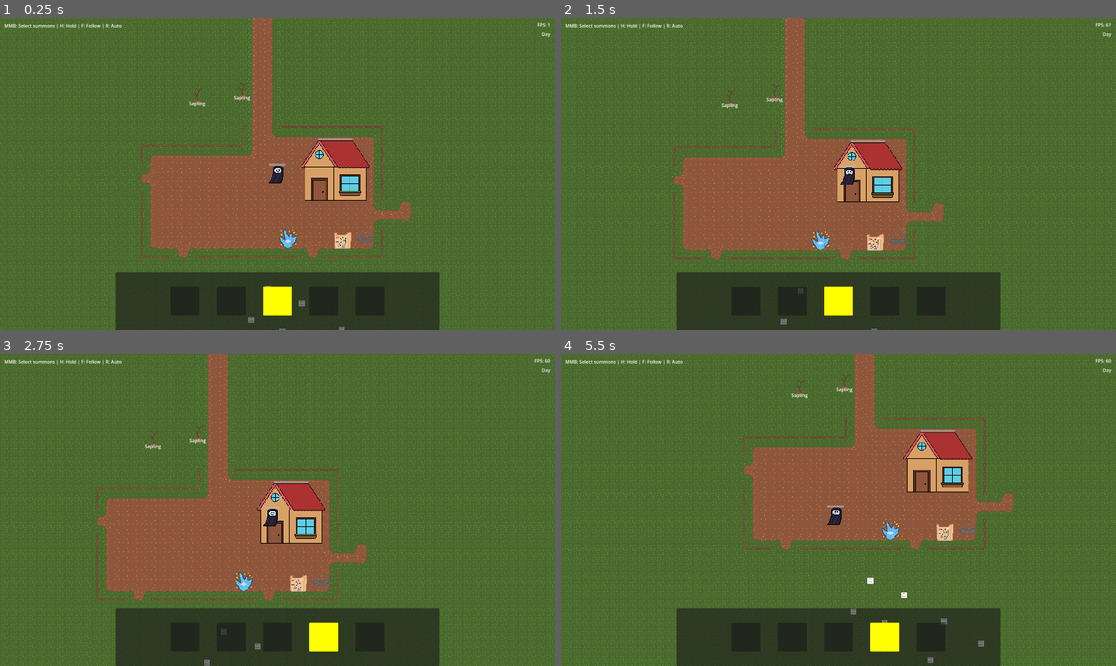
Above: before the commit, frames 1-4 (two rows, left to right).
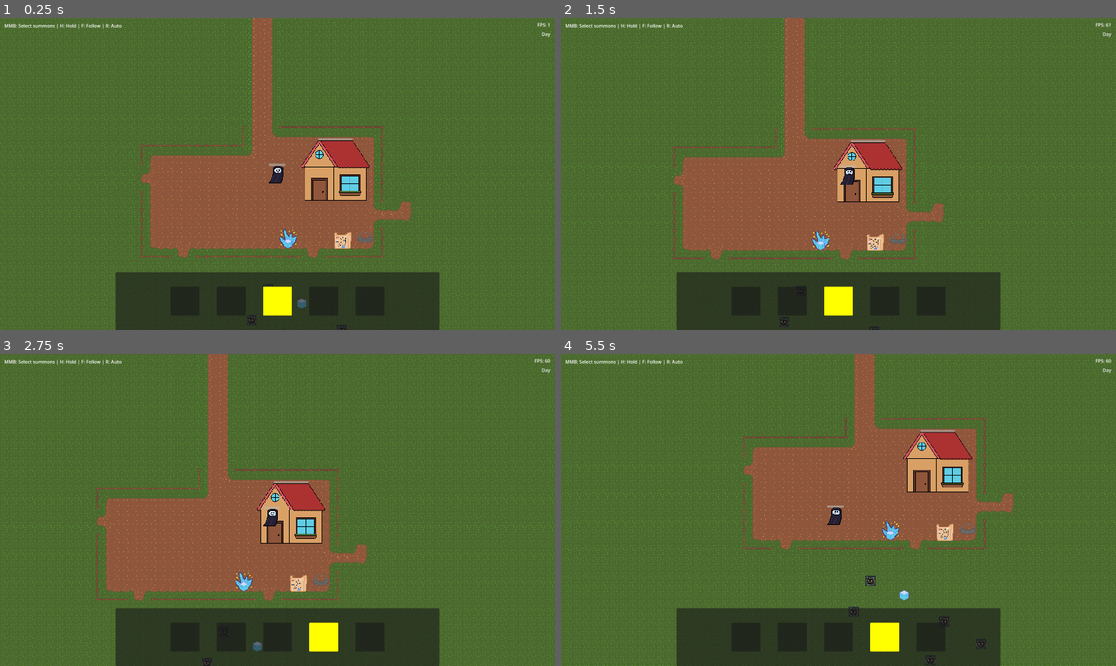
Above: after the commit, the same moments.

Repository: Uvecrep/Gamba
Game: Godot game, scene res://levels/main.tscn
The game is run twice, just before and just after one commit, with the same random seed, the same clock (stepped at 60 frames per second) and the same inputs.
Inputs (mouse positions are in pixels of both pictures, inside the frame that each line leads up to):
- Up to frame 1 (0.25 s): no input
- Up to frame 2 (1.5 s): tap Enter at 0.5 s; move the mouse to (960, 158) at 0.52 s; hold D (right) 0.53-1.25 s; tap E (interact) at 0.6 s; click (960, 158) at 0.67 s; drag from (727, 189) to (749, 89) at 1.27 s
- Up to frame 3 (2.75 s): tap Space at 2 s; move the mouse to (333, 441) at 2.02 s; hold D (right) from 2.03 s (still down); tap Mouse wheel up (scroll_up) at 2.1 s
- Up to frame 4 (5.5 s): release D (right) at 2.75 s; tap Enter at 2.75, 5 s; drag from (810, 572) to (716, 438) at 2.77 s; tap Space at 3.5 s; move the mouse to (1005, 556) at 3.52 s; hold A (left) 3.53-4.25 s; tap F (summon_command_follow) at 3.6 s; drag from (672, 463) to (810, 503) at 4.27 s; move the mouse to (866, 510) at 5.02 s; hold S (down) from 5.03 s (still down); hold Q (use_lootbox) from 5.03 s (still down); click (866, 510) at 5.17 s

The runs differ from the first frame. In frame 1, 0.2% of the frame differs, in the area x 34-63%, y 20-100%; in frame 2, 0.1%; in frame 3, 0.2%; in frame 4, 0.3%, in the area x 41-77%, y 6-100%.

Commit message:
Visuals for pickups on the ground

Diff:
--- a/entities/pickups/pickup.gd
+++ b/entities/pickups/pickup.gd
@@ -2,20 +2,19 @@
 class_name Pickup
 
 @export var item_id : StringName
+
 @export var debug_item_id_label : Label
+@export var texture_rect : TextureRect
 
 var floating_towards : Node2D
 
-#func _ready() -> void:
-	#if not $Area2D: return
-	## Pickups should only react to player bodies.
-	#if not $Area2D.body_entered.is_connected(_on_body_entered):
-		#$Area2D.body_entered.connect(_on_body_entered)
+func _ready() -> void:
+	_refresh_visuals()
 
 func set_data(new_item_id : StringName) -> void:
 	item_id = new_item_id
 	debug_item_id_label.text = new_item_id
-	# apply visuals and stuff
+	_refresh_visuals()
 
 func _physics_process(_delta: float) -> void:
 
@@ -24,3 +23,11 @@
 	if floating_towards != null:
 		var float_force = pow(floating_towards.position.distance_to(position),2)
 		apply_central_force(float_force * position.direction_to(floating_towards.position))
+
+func _refresh_visuals() -> void:
+	if not ItemGlobals.items.has(item_id):
+		return
+
+	var item_data : ItemData = ItemGlobals.items[item_id]
+
+	texture_rect.texture = item_data.texture
--- a/entities/pickups/pickup.tscn
+++ b/entities/pickups/pickup.tscn
@@ -1,14 +1,16 @@
 [gd_scene format=3 uid="uid://jyurkxlawu41"]
 
 [ext_resource type="Script" uid="uid://dto83ityng4jl" path="res://entities/pickups/pickup.gd" id="1_lg31k"]
+[ext_resource type="Texture2D" uid="uid://dh1jj6uvf68bk" path="res://icon.png" id="2_td0co"]
 
 [sub_resource type="LabelSettings" id="LabelSettings_lg31k"]
 font_size = 4
 font_color = Color(0, 0, 0, 1)
 
-[sub_resource type="RectangleShape2D" id="RectangleShape2D_lg31k"]
+[sub_resource type="CircleShape2D" id="CircleShape2D_td0co"]
+radius = 15.95
 
-[node name="Pickup" type="RigidBody2D" unique_id=971572308 node_paths=PackedStringArray("debug_item_id_label")]
+[node name="Pickup" type="RigidBody2D" unique_id=971572308 node_paths=PackedStringArray("debug_item_id_label", "texture_rect")]
 collision_layer = 16
 collision_mask = 0
 input_pickable = true
@@ -18,15 +20,19 @@
 angular_damp = 1.0
 script = ExtResource("1_lg31k")
 debug_item_id_label = NodePath("Label")
+texture_rect = NodePath("TextureRect")
 metadata/_custom_type_script = "uid://dto83ityng4jl"
 
-[node name="ColorRect" type="ColorRect" parent="." unique_id=107602651]
-offset_left = -10.0
-offset_top = -10.0
-offset_right = 10.0
-offset_bottom = 10.0
+[node name="TextureRect" type="TextureRect" parent="." unique_id=2099446590]
+offset_left = -17.5
+offset_top = -17.5
+offset_right = 17.5
+offset_bottom = 17.5
+texture = ExtResource("2_td0co")
+expand_mode = 1
 
 [node name="Label" type="Label" parent="." unique_id=682097862]
+visible = false
 offset_left = -10.0
 offset_top = -10.0
 offset_right = 10.0
@@ -41,4 +47,4 @@
 collision_mask = 2
 
 [node name="CollisionShape2D" type="CollisionShape2D" parent="Area2D" unique_id=89817170]
-shape = SubResource("RectangleShape2D_lg31k")
+shape = SubResource("CircleShape2D_td0co")
--- a/entities/pickups/sapling_pickup.tscn
+++ /dev/null
@@ -1,35 +0,0 @@
-[gd_scene format=3 uid="uid://c63lyvmlfrslj"]
-
-[ext_resource type="Script" uid="uid://dto83ityng4jl" path="res://entities/pickups/pickup.gd" id="1_675c5"]
-[ext_resource type="Texture2D" uid="uid://ca5ewh1whl05e" path="res://assets/objects/sapling.png" id="2_nj2l3"]
-
-[sub_resource type="RectangleShape2D" id="RectangleShape2D_1d86d"]
-
-[node name="SaplingPickup" type="RigidBody2D" unique_id=259215446]
-collision_layer = 0
-collision_mask = 2
-gravity_scale = 0.0
-lock_rotation = true
-script = ExtResource("1_675c5")
-item_id = &"sapling"
-
-[node name="Sprite2D" type="Sprite2D" parent="." unique_id=1741477959]
-texture_filter = 1
-scale = Vector2(2, 2)
-texture = ExtResource("2_nj2l3")
-
-[node name="PromptLabel" type="Label" parent="." unique_id=1503235207]
-z_index = 10
-offset_left = -55.0
-offset_top = 20.0
-offset_right = 55.0
-offset_bottom = 48.0
-text = "Sapling"
-horizontal_alignment = 1
-
-[node name="Area2D" type="Area2D" parent="." unique_id=842771787]
-collision_layer = 16
-collision_mask = 0
-
-[node name="CollisionShape2D" type="CollisionShape2D" parent="Area2D" unique_id=374092680]
-shape = SubResource("RectangleShape2D_1d86d")
--- a/globals/item_globals.gd
+++ b/globals/item_globals.gd
@@ -3,8 +3,8 @@
 
 
 var item_paths: Array[String] = [
-	"res://resources/items/dummy_item.tres",
 	"res://resources/items/item_lootbox_chaos.tres",
+	"res://resources/items/item_sapling.tres",
 ]
 
 var items: Dictionary[StringName, ItemData] = {}
--- a/levels/main.tscn
+++ b/levels/main.tscn
@@ -8,7 +8,6 @@
 [ext_resource type="Script" uid="uid://crktasjdq5d76" path="res://scripts/hud.gd" id="8_hud"]
 [ext_resource type="Script" uid="uid://rhfo0sb0yvxy" path="res://levels/main.gd" id="9_main"]
 [ext_resource type="PackedScene" uid="uid://ctw78p1ceaxjy" path="res://entities/map/map.tscn" id="9_pm7y4"]
-[ext_resource type="PackedScene" uid="uid://c63lyvmlfrslj" path="res://entities/pickups/sapling_pickup.tscn" id="10_2v0sd"]
 [ext_resource type="PackedScene" uid="uid://dnbwxv6w4m5e2" path="res://entities/crystal/crystal.tscn" id="11_1j61c"]
 [ext_resource type="PackedScene" uid="uid://dji85hd60lf4h" path="res://ui/debug_inventory/debug_inventory.tscn" id="11_c7dyn"]
 [ext_resource type="PackedScene" uid="uid://b815q8hl3sixl" path="res://ui/inventory/inventory.tscn" id="12_1fput"]
@@ -25,12 +24,6 @@
 
 [node name="house" parent="." unique_id=1330574672 instance=ExtResource("6_7hmax")]
 position = Vector2(812, 206)
-
-[node name="SaplingPickup" parent="." unique_id=1066748930 instance=ExtResource("10_2v0sd")]
-position = Vector2(492, -54)
-
-[node name="SaplingPickup2" parent="." unique_id=819176781 instance=ExtResource("10_2v0sd")]
-position = Vector2(337, -34)
 
 [node name="phone" parent="." unique_id=1188000190 instance=ExtResource("8_2v8j6")]
 position = Vector2(918, 456)
@@ -182,7 +175,7 @@
 
 [node name="Pickup3" parent="." unique_id=1233044806 instance=ExtResource("13_1fput")]
 position = Vector2(631, 787)
-item_id = &"pear"
+item_id = &"sapling"
 
 [node name="Pickup4" parent="." unique_id=1657756741 instance=ExtResource("13_1fput")]
 position = Vector2(523, 747)
--- a/resources/items/dummy_item.tres
+++ /dev/null
@@ -1,11 +0,0 @@
-[gd_resource type="Resource" script_class="ItemData" format=3 uid="uid://uo08bvyd03q4"]
-
-[ext_resource type="Script" uid="uid://cpij8cky13okl" path="res://entities/item/item_data.gd" id="1_lbnu5"]
-[ext_resource type="Texture2D" uid="uid://dunxbxhfwt1nl" path="res://assets/objects/chaos-box.png" id="2_51tp0"]
-
-[resource]
-script = ExtResource("1_lbnu5")
-id = &"dummy_item"
-name = "Dummy"
-texture = ExtResource("2_51tp0")
-metadata/_custom_type_script = "uid://cpij8cky13okl"
--- /dev/null
+++ b/resources/items/item_sapling.tres
@@ -0,0 +1,11 @@
+[gd_resource type="Resource" script_class="ItemData" format=3 uid="uid://c21dkww0ffk8e"]
+
+[ext_resource type="Script" uid="uid://cpij8cky13okl" path="res://entities/item/item_data.gd" id="1_mjx5d"]
+[ext_resource type="Texture2D" uid="uid://ca5ewh1whl05e" path="res://assets/objects/sapling.png" id="2_mjx5d"]
+
+[resource]
+script = ExtResource("1_mjx5d")
+id = &"sapling"
+name = "Sapling"
+texture = ExtResource("2_mjx5d")
+metadata/_custom_type_script = "uid://cpij8cky13okl"
